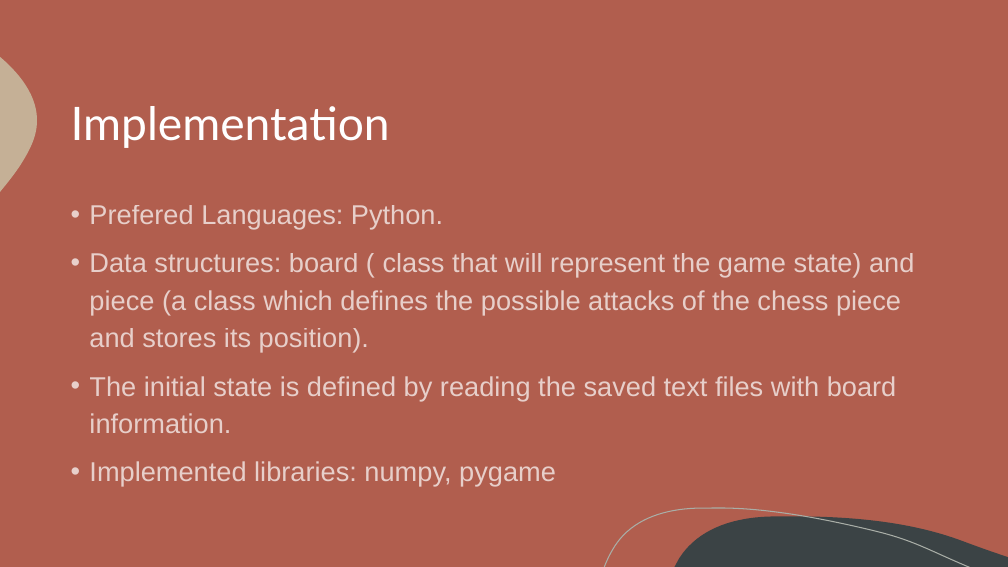
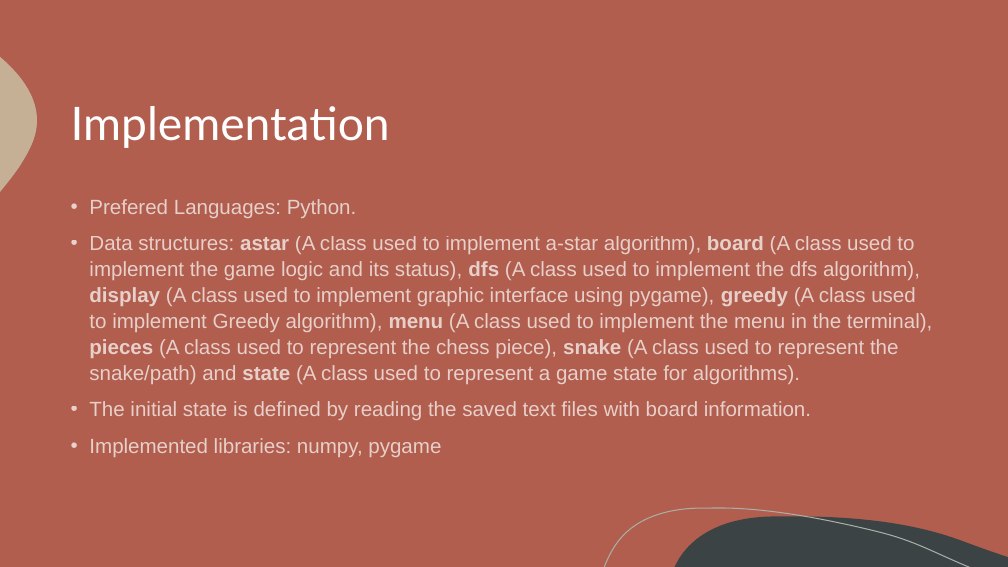
Before and after one commit to itsdomsantos/IART-2022, a slide deck: slide 5 of Chess Snake Puzzles – 2022 IA Project - Final Delivery.pptx. Drawn at 1008x567 pixels with LibreOffice and Linux fonts; fonts in the diff are those of the drawing. Boxes give left, top, right and bottom in pixels: in the first picture for what was removed or moved away, otherwise in the second. Text is boxed around its words. In the diff, an @@ line names an element or a change of style, - is before the commit and + after.

```diff
--- a/Chess Snake Puzzles – 2022 IA Project - Final Delivery.pptx
+++ b/Chess Snake Puzzles – 2022 IA Project - Final Delivery.pptx
@@ text at [89, 199, 811, 457]: size 25.9 to 19.6 pt in "Prefered Languages: Python.", "The initial state is defined by reading ...", "Implemented libraries: numpy, pygame"; line spacing 1.15 to 1.05 @@
@@ text at [89, 236, 932, 384]: text changed; size 25.9 to 19.6 pt @@
-• Data structures: board ( class that will represent the game state) and piece (a class which defines the possible attacks of the chess piece and stores its position).
+• Data structures: astar (A class used to implement a-star algorithm), board (A class used to implement the game logic and its status), dfs (A class used to implement the dfs algorithm), display (A class used to implement graphic interface using pygame), greedy (A class used to implement Greedy algorithm), menu (A class used to implement the menu in the terminal), pieces (A class used to represent the chess piece), snake (A class used to represent the snake/path) and state (A class used to represent a game state for algorithms).
```
Also in this commit, not shown: 5 other slides changed, 4 other files.
